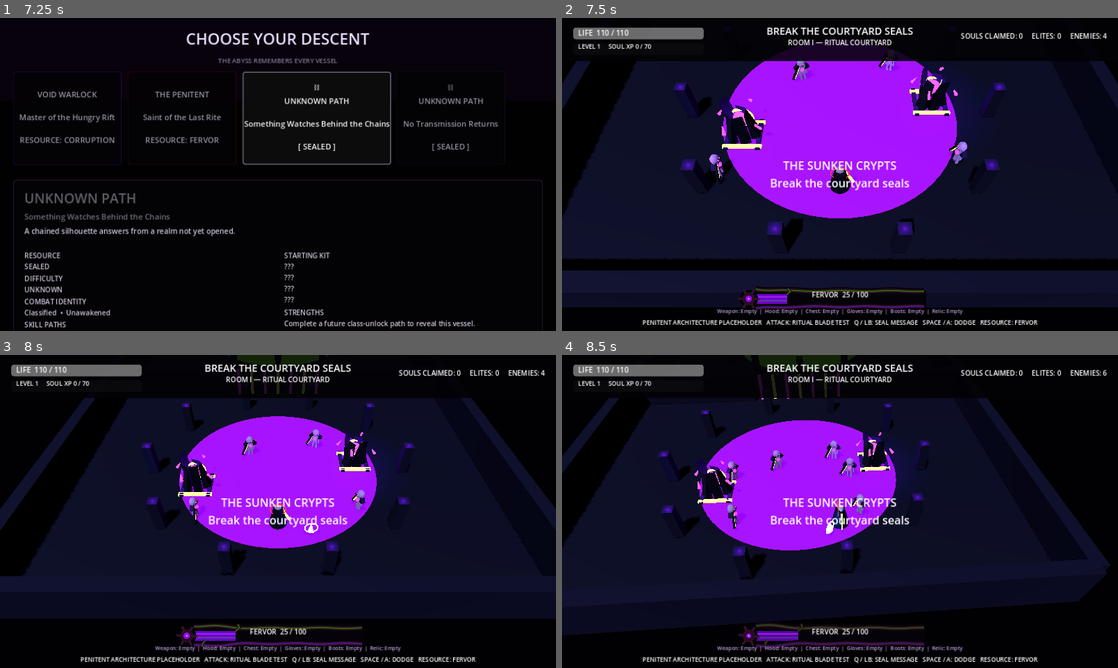
Above: before the commit, frames 1-4 (two rows, left to right).
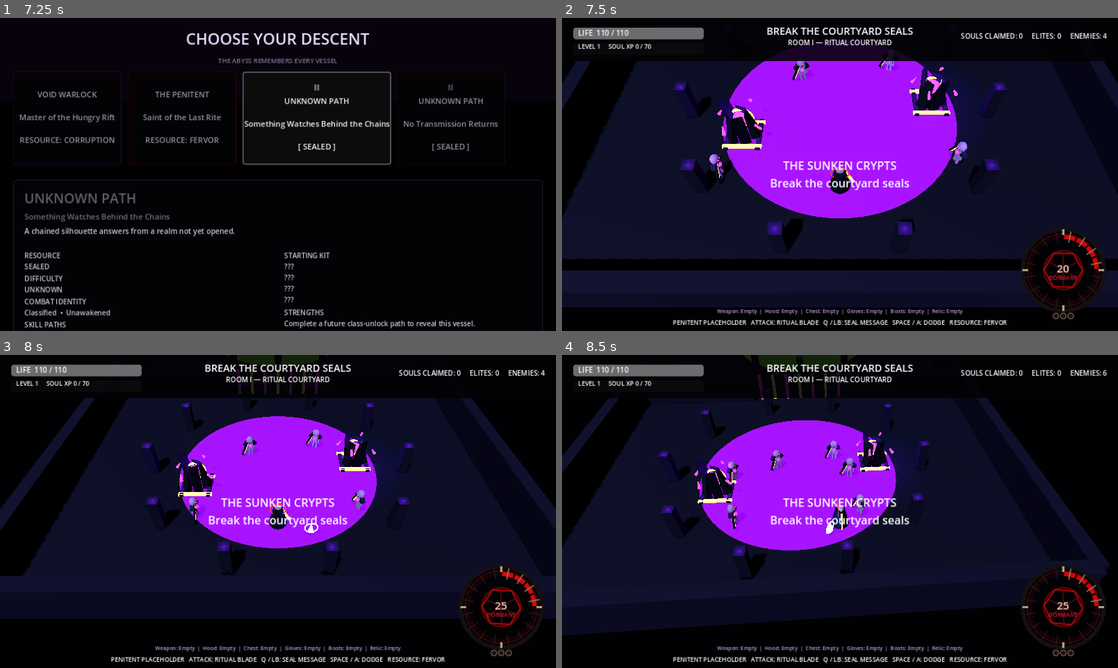
Above: after the commit, the same moments.

Repository: D3MISEarch/ABYSSFALL
Game: Godot game, scene res://main.tscn
Two runs of this game, one before a commit and one after it. Both use one fixed random seed, a clock stepped at 60 frames per second and the inputs below.
Inputs (mouse positions are in pixels of both pictures, inside the frame that each line leads up to):
- Up to frame 1 (7.25 s): click "VOID WARLOCK Master of the Hu…" at 0.5 s; tap Enter (ui_accept) at 1.25, 1.52, 2.27, 3.77, 4.52, 5.27, 6.77 s; move the mouse to (250, 237) at 1.27 s; press the mouse at (250, 237) at 1.28 s; hold W (move_forward) 1.28-2.78 s; move the mouse to (444, 221) at 2.02 s; release the mouse at (444, 221) at 2.03 s; tap 1 (choose_1) at 2.1 s; click (444, 221) at 2.17 s; move the mouse to (111, 127) at 2.77 s; hold A (move_left) 2.78-4.28 s; tap 2 (choose_2) at 2.85 s; click (111, 127) at 2.92 s; move the mouse to (305, 174) at 3.52 s; tap 3 (choose_3) at 3.6 s; click (305, 174) at 3.67 s; move the mouse to (194, 96) at 4.27 s; hold S (move_back) 4.28-5.03 s; tap Space (dodge) at 4.35 s; click (194, 96) at 4.42 s; move the mouse to (400, 158) at 5.02 s; hold D (move_right) 5.03-5.78 s; tap E (interact) at 5.1 s; click (400, 158) at 5.17 s; move the mouse to (166, 190) at 5.77 s; hold W (move_forward) 5.78-6.53 s; tap Q (rift) at 5.85 s; click (166, 190) at 5.92 s; tap R (restart) at 6.5 s; move the mouse to (333, 105) at 6.52 s; hold D (move_right) from 6.53 s (still down); tap Shift at 6.6 s; click (333, 105) at 6.67 s
- Up to frame 2 (7.5 s): release D (move_right) at 7.25 s; click "THE PENITENT Saint of the Las…" at 7.25 s
- Up to frame 3 (8 s): no input
- Up to frame 4 (8.5 s): move the mouse to (812, 574) at 8.02 s; press the mouse at (812, 574) at 8.03 s; hold D (move_right) from 8.03 s (still down); tap Enter (ui_accept) at 8.27 s

Frame 1 is identical in both runs. In frame 2, 5.3% of the frame differs, in the area x 14-98%, y 67-99%; in frame 3, 4.1%; in frame 4, 3.7%.

Commit message:
Add Penitent Fervor seal HUD foundation
Add The Penitent's dedicated assembling circular Fervor seal with threshold states, cost and health-sacrifice previews, sigil-capacity pips, signal-driven integration, deterministic state tests, and preserved Void Warlock Corruption HUD behavior.

Diff:
--- a/scripts/multiclass_main.gd
+++ b/scripts/multiclass_main.gd
@@ -1,9 +1,11 @@
 extends "res://scripts/main.gd"
 
 const CHARACTER_FACTORY = preload("res://scripts/core/character_factory.gd")
+const FERVOR_SEAL_SCRIPT = preload("res://scripts/ui/fervor_seal.gd")
 
 var requested_class_id := ""
 var selected_class_id := CHARACTER_FACTORY.DEFAULT_CLASS_ID
+var penitent_hud_installed := false
 
 
 func _spawn_player() -> void:
@@ -76,7 +78,10 @@
 	maximum_value: float
 ) -> void:
 	if is_instance_valid(corruption_meter):
-		corruption_meter.set_corruption(current_value, maximum_value)
+		if corruption_meter.has_method("set_resource"):
+			corruption_meter.set_resource(current_value, maximum_value)
+		else:
+			corruption_meter.set_corruption(current_value, maximum_value)
 	if is_instance_valid(corruption_label):
 		corruption_label.text = (
 			"%s  %d / %d"
@@ -86,6 +91,32 @@
 
 func _on_player_corruption_changed(current_value: float, maximum_value: float) -> void:
 	_on_player_resource_changed("corruption", "Corruption", current_value, maximum_value)
+
+
+func preview_penitent_sacrament(cost: float = 40.0) -> Dictionary:
+	if (
+		selected_class_id != "penitent_placeholder"
+		or not is_instance_valid(player)
+		or not player.has_method("quote_sacrament_cost")
+	):
+		return {"can_cast": false}
+	var quote: Dictionary = player.quote_sacrament_cost(cost)
+	if is_instance_valid(corruption_meter) and corruption_meter.has_method("set_cost_preview"):
+		corruption_meter.set_cost_preview(
+			float(quote.get("fervor_spent", 0.0)),
+			int(quote.get("health_percent", 0))
+		)
+	return quote
+
+
+func clear_penitent_cost_preview() -> void:
+	if is_instance_valid(corruption_meter) and corruption_meter.has_method("clear_cost_preview"):
+		corruption_meter.clear_cost_preview()
+
+
+func set_penitent_sigil_capacity(active_count: int, maximum_count: int = 3) -> void:
+	if is_instance_valid(corruption_meter) and corruption_meter.has_method("set_sigil_capacity"):
+		corruption_meter.set_sigil_capacity(active_count, maximum_count)
 
 
 func _on_player_died() -> void:
@@ -175,8 +206,42 @@
 		if label.text.begins_with("VOID WARLOCK INVENTORY"):
 			label.text = "%s INVENTORY     —     I / ESC TO CLOSE" % display_name.to_upper()
 
+	if selected_class_id == "penitent_placeholder":
+		_install_penitent_resource_hud()
+
 	if is_instance_valid(menu_hint_label):
 		if selected_class_id == "void_warlock":
 			menu_hint_label.text = "I / Y: INVENTORY   T / X: SKILL TREE   E / B: INTERACT   LMB / RB: VOID BOLT   RMB / Q / LB: RIFT   SPACE / A: SHADOW STEP"
 		else:
-			menu_hint_label.text = "PENITENT ARCHITECTURE PLACEHOLDER   ATTACK: RITUAL BLADE TEST   Q / LB: SEAL MESSAGE   SPACE / A: DODGE   RESOURCE: %s" % resource_name.to_upper()
+			menu_hint_label.text = "PENITENT PLACEHOLDER   ATTACK: RITUAL BLADE   Q / LB: SEAL MESSAGE   SPACE / A: DODGE   RESOURCE: %s" % resource_name.to_upper()
+
+
+func _install_penitent_resource_hud() -> void:
+	if penitent_hud_installed or not is_instance_valid(corruption_meter):
+		return
+	var canvas: Node = corruption_meter.get_parent()
+	if canvas == null:
+		return
+
+	corruption_meter.queue_free()
+	corruption_meter = FERVOR_SEAL_SCRIPT.new()
+	corruption_meter.name = "FervorSeal"
+	corruption_meter.set_anchors_preset(Control.PRESET_BOTTOM_RIGHT)
+	corruption_meter.position = Vector2(-224.0, -238.0)
+	corruption_meter.size = Vector2(196.0, 196.0)
+	canvas.add_child(corruption_meter)
+	corruption_meter.set_sigil_capacity(0, 3)
+
+	if is_instance_valid(corruption_label):
+		corruption_label.set_anchors_preset(Control.PRESET_BOTTOM_RIGHT)
+		corruption_label.position = Vector2(-245.0, -258.0)
+		corruption_label.size = Vector2(238.0, 26.0)
+		corruption_label.horizontal_alignment = HORIZONTAL_ALIGNMENT_CENTER
+		corruption_label.modulate = Color(0.82, 0.18, 0.19)
+
+	var resource_snapshot: Dictionary = player.get_resource_snapshot()
+	corruption_meter.set_resource(
+		float(resource_snapshot.get("current", 0.0)),
+		float(resource_snapshot.get("maximum", 100.0))
+	)
+	penitent_hud_installed = true
--- /dev/null
+++ b/scripts/ui/fervor_seal.gd
@@ -0,0 +1,254 @@
+extends Control
+class_name FervorSeal
+
+const THRESHOLD_NAMES := ["DORMANT", "KINDLED", "ZEALOUS", "FANATICAL", "REVELATION"]
+
+var current_value := 0.0
+var maximum_value := 100.0
+var displayed_value := 0.0
+var threshold := 0
+var pulse_time := 0.0
+
+var preview_fervor_cost := 0.0
+var preview_health_percent := 0
+var active_sigils := 0
+var maximum_sigils := 3
+
+var value_label: Label
+var threshold_label: Label
+var sacrifice_label: Label
+
+
+func _ready() -> void:
+	mouse_filter = Control.MOUSE_FILTER_IGNORE
+	custom_minimum_size = Vector2(196.0, 196.0)
+	_build_labels()
+	queue_redraw()
+
+
+func set_resource(new_value: float, new_maximum: float) -> void:
+	maximum_value = maxf(new_maximum, 1.0)
+	current_value = clampf(new_value, 0.0, maximum_value)
+	threshold = _threshold_for_value(current_value)
+	_update_labels()
+
+
+func set_cost_preview(fervor_cost: float, health_percent: int = 0) -> void:
+	preview_fervor_cost = clampf(fervor_cost, 0.0, maximum_value)
+	preview_health_percent = maxi(health_percent, 0)
+	_update_labels()
+	queue_redraw()
+
+
+func clear_cost_preview() -> void:
+	set_cost_preview(0.0, 0)
+
+
+func set_sigil_capacity(active_count: int, maximum_count: int) -> void:
+	maximum_sigils = maxi(maximum_count, 1)
+	active_sigils = clampi(active_count, 0, maximum_sigils)
+	queue_redraw()
+
+
+func get_state_snapshot() -> Dictionary:
+	return {
+		"current": current_value,
+		"maximum": maximum_value,
+		"threshold": threshold,
+		"preview_fervor_cost": preview_fervor_cost,
+		"preview_health_percent": preview_health_percent,
+		"active_sigils": active_sigils,
+		"maximum_sigils": maximum_sigils,
+	}
+
+
+func _process(delta: float) -> void:
+	pulse_time += delta
+	displayed_value = lerpf(displayed_value, current_value, clampf(delta * 8.0, 0.0, 1.0))
+	threshold = _threshold_for_value(displayed_value)
+	_update_labels()
+	queue_redraw()
+
+
+func _draw() -> void:
+	var center := size * 0.5
+	var radius := minf(size.x, size.y) * 0.39
+	var ratio := clampf(displayed_value / maxf(maximum_value, 1.0), 0.0, 1.0)
+	var heartbeat := (sin(pulse_time * (2.3 + float(threshold) * 0.55)) + 1.0) * 0.5
+
+	_draw_backplate(center, radius)
+	_draw_assembled_segments(center, radius, ratio, heartbeat)
+	_draw_inner_geometry(center, radius, ratio, heartbeat)
+	_draw_threshold_ticks(center, radius)
+	_draw_cost_preview(center, radius, ratio)
+	_draw_sigil_pips(center, radius)
+
+
+func _draw_backplate(center: Vector2, radius: float) -> void:
+	draw_circle(center, radius + 19.0, Color(0.008, 0.005, 0.008, 0.94))
+	draw_arc(center, radius + 17.0, 0.0, TAU, 72, Color(0.08, 0.06, 0.07), 8.0, true)
+	draw_arc(center, radius + 7.0, 0.0, TAU, 72, Color(0.20, 0.025, 0.035), 2.0, true)
+
+
+func _draw_assembled_segments(
+	center: Vector2,
+	radius: float,
+	ratio: float,
+	heartbeat: float
+) -> void:
+	var segment_count := 16
+	var active_count := int(ceil(ratio * float(segment_count)))
+	for index in range(segment_count):
+		var segment_start := -PI * 0.5 + TAU * float(index) / float(segment_count) + 0.035
+		var segment_end := -PI * 0.5 + TAU * float(index + 1) / float(segment_count) - 0.035
+		var is_active := index < active_count
+		var segment_color := Color(0.16, 0.025, 0.032, 0.50)
+		var width := 7.0
+		if is_active:
+			segment_color = Color(0.78 + heartbeat * 0.12, 0.025, 0.04, 0.94)
+			width = 9.0
+			if threshold >= 2 and index % 3 == 0:
+				segment_color = Color(0.28, 0.88, 0.055, 0.82)
+		draw_arc(center, radius, segment_start, segment_end, 7, segment_color, width, true)
+
+		var middle_angle := (segment_start + segment_end) * 0.5
+		var inner_point := center + Vector2(cos(middle_angle), sin(middle_angle)) * (radius - 11.0)
+		var outer_point := center + Vector2(cos(middle_angle), sin(middle_angle)) * (radius + 13.0)
+		draw_line(
+			inner_point,
+			outer_point,
+			Color(0.54, 0.48, 0.39, 0.82) if is_active else Color(0.15, 0.14, 0.14, 0.52),
+			2.0,
+			true
+		)
+
+
+func _draw_inner_geometry(
+	center: Vector2,
+	radius: float,
+	ratio: float,
+	heartbeat: float
+) -> void:
+	var inner_radius := radius * 0.58
+	draw_arc(center, inner_radius, 0.0, TAU, 64, Color(0.43, 0.018, 0.028, 0.84), 3.0, true)
+
+	var rotation_offset := pulse_time * (0.08 + float(threshold) * 0.015)
+	var points := PackedVector2Array()
+	for index in range(6):
+		var angle := rotation_offset + TAU * float(index) / 6.0
+		points.append(center + Vector2(cos(angle), sin(angle)) * inner_radius)
+	points.append(points[0])
+	draw_polyline(points, Color(0.68, 0.03, 0.045, 0.70 + heartbeat * 0.18), 2.5, true)
+
+	for index in range(3):
+		var angle := -PI * 0.5 + TAU * float(index) / 3.0 - rotation_offset * 0.45
+		var point_a := center + Vector2(cos(angle), sin(angle)) * inner_radius * 0.92
+		var point_b := center + Vector2(cos(angle + PI), sin(angle + PI)) * inner_radius * 0.92
+		draw_line(point_a, point_b, Color(0.45, 0.025, 0.04, 0.64), 2.0, true)
+
+	if ratio >= 0.50:
+		var contamination := clampf((ratio - 0.5) * 2.0, 0.0, 1.0)
+		for index in range(4):
+			var angle := pulse_time * 0.05 + TAU * float(index) / 4.0
+			var start := center + Vector2(cos(angle), sin(angle)) * (inner_radius * 0.30)
+			var finish := center + Vector2(cos(angle + 0.35), sin(angle + 0.35)) * (inner_radius * (0.72 + contamination * 0.18))
+			draw_line(start, finish, Color(0.31, 0.92, 0.05, 0.38 + contamination * 0.38), 2.0, true)
+
+	if threshold == 4:
+		draw_circle(center, 8.0 + heartbeat * 3.0, Color(0.88, 0.82, 0.66, 0.90))
+		draw_arc(center, radius + 15.0, 0.0, TAU, 64, Color(0.86, 0.05, 0.07, 0.55 + heartbeat * 0.25), 3.0, true)
+
+
+func _draw_threshold_ticks(center: Vector2, radius: float) -> void:
+	for index in range(4):
+		var angle := -PI * 0.5 + TAU * float(index) / 4.0
+		var start := center + Vector2(cos(angle), sin(angle)) * (radius + 5.0)
+		var finish := center + Vector2(cos(angle), sin(angle)) * (radius + 17.0)
+		draw_line(start, finish, Color(0.73, 0.68, 0.52, 0.92), 4.0, true)
+
+
+func _draw_cost_preview(center: Vector2, radius: float, ratio: float) -> void:
+	if preview_fervor_cost <= 0.0:
+		return
+	var available_ratio := minf(preview_fervor_cost / maxf(maximum_value, 1.0), ratio)
+	var end_angle := -PI * 0.5
+	var start_angle := end_angle - TAU * available_ratio
+	draw_arc(center, radius - 13.0, start_angle, end_angle, 32, Color(0.95, 0.36, 0.10, 0.88), 6.0, true)
+
+	if preview_health_percent > 0:
+		var health_ratio := clampf(float(preview_health_percent) / 100.0, 0.0, 1.0)
+		draw_arc(
+			center,
+			radius - 21.0,
+			end_angle,
+			end_angle + TAU * health_ratio,
+			18,
+			Color(0.95, 0.02, 0.04, 0.96),
+			7.0,
+			true
+		)
+
+
+func _draw_sigil_pips(center: Vector2, radius: float) -> void:
+	var spacing := 17.0
+	var total_width := float(maximum_sigils - 1) * spacing
+	for index in range(maximum_sigils):
+		var pip_center := Vector2(center.x - total_width * 0.5 + float(index) * spacing, center.y + radius + 29.0)
+		var filled := index < active_sigils
+		draw_circle(pip_center, 5.0, Color(0.72, 0.035, 0.05, 0.92) if filled else Color(0.12, 0.08, 0.09, 0.88))
+		draw_arc(pip_center, 6.5, 0.0, TAU, 18, Color(0.43, 0.36, 0.29, 0.82), 1.5, true)
+
+
+func _build_labels() -> void:
+	value_label = Label.new()
+	value_label.set_anchors_preset(Control.PRESET_CENTER)
+	value_label.position = Vector2(-48.0, -23.0)
+	value_label.size = Vector2(96.0, 34.0)
+	value_label.horizontal_alignment = HORIZONTAL_ALIGNMENT_CENTER
+	value_label.add_theme_font_size_override("font_size", 25)
+	value_label.modulate = Color(0.94, 0.84, 0.76)
+	add_child(value_label)
+
+	threshold_label = Label.new()
+	threshold_label.set_anchors_preset(Control.PRESET_CENTER)
+	threshold_label.position = Vector2(-63.0, 8.0)
+	threshold_label.size = Vector2(126.0, 24.0)
+	threshold_label.horizontal_alignment = HORIZONTAL_ALIGNMENT_CENTER
+	threshold_label.add_theme_font_size_override("font_size", 13)
+	threshold_label.modulate = Color(0.82, 0.12, 0.16)
+	add_child(threshold_label)
+
+	sacrifice_label = Label.new()
+	sacrifice_label.set_anchors_preset(Control.PRESET_CENTER)
+	sacrifice_label.position = Vector2(-68.0, 31.0)
+	sacrifice_label.size = Vector2(136.0, 22.0)
+	sacrifice_label.horizontal_alignment = HORIZONTAL_ALIGNMENT_CENTER
+	sacrifice_label.add_theme_font_size_override("font_size", 11)
+	sacrifice_label.modulate = Color(0.96, 0.20, 0.18)
+	add_child(sacrifice_label)
+	_update_labels()
+
+
+func _update_labels() -> void:
+	if not is_instance_valid(value_label):
+		return
+	value_label.text = "%d" % int(round(displayed_value))
+	threshold_label.text = THRESHOLD_NAMES[clampi(threshold, 0, THRESHOLD_NAMES.size() - 1)]
+	threshold_label.modulate = Color(0.36, 0.92, 0.06) if threshold >= 2 else Color(0.82, 0.12, 0.16)
+	if preview_health_percent > 0:
+		sacrifice_label.text = "BLOOD COST: %d%%" % preview_health_percent
+	else:
+		sacrifice_label.text = ""
+
+
+func _threshold_for_value(value: float) -> int:
+	var ratio := clampf(value / maxf(maximum_value, 1.0), 0.0, 1.0)
+	if ratio >= 0.999:
+		return 4
+	if ratio >= 0.75:
+		return 3
+	if ratio >= 0.50:
+		return 2
+	if ratio >= 0.25:
+		return 1
+	return 0
--- /dev/null
+++ b/tests/test_fervor_seal.gd
@@ -0,0 +1,63 @@
+extends SceneTree
+
+const FERVOR_SEAL_SCRIPT = preload("res://scripts/ui/fervor_seal.gd")
+
+var failures := 0
+
+
+func _init() -> void:
+	call_deferred("_run_tests")
+
+
+func _run_tests() -> void:
+	var seal := FERVOR_SEAL_SCRIPT.new()
+	root.add_child(seal)
+	seal.set_resource(0.0, 100.0)
+	_assert_equal(int(seal.get_state_snapshot().get("threshold", -1)), 0, "0 Fervor is Dormant")
+
+	seal.set_resource(25.0, 100.0)
+	_assert_equal(int(seal.get_state_snapshot().get("threshold", -1)), 1, "25 Fervor is Kindled")
+
+	seal.set_resource(50.0, 100.0)
+	_assert_equal(int(seal.get_state_snapshot().get("threshold", -1)), 2, "50 Fervor is Zealous")
+
+	seal.set_resource(75.0, 100.0)
+	_assert_equal(int(seal.get_state_snapshot().get("threshold", -1)), 3, "75 Fervor is Fanatical")
+
+	seal.set_resource(100.0, 100.0)
+	_assert_equal(int(seal.get_state_snapshot().get("threshold", -1)), 4, "100 Fervor is Revelation")
+
+	seal.set_cost_preview(40.0, 8)
+	var cost_snapshot: Dictionary = seal.get_state_snapshot()
+	_assert_float(float(cost_snapshot.get("preview_fervor_cost", 0.0)), 40.0, "Fervor cost preview is stored")
+	_assert_equal(int(cost_snapshot.get("preview_health_percent", 0)), 8, "Health preview is stored")
+
+	seal.set_sigil_capacity(2, 3)
+	var sigil_snapshot: Dictionary = seal.get_state_snapshot()
+	_assert_equal(int(sigil_snapshot.get("active_sigils", -1)), 2, "Active sigil count is stored")
+	_assert_equal(int(sigil_snapshot.get("maximum_sigils", -1)), 3, "Maximum sigil count is stored")
+
+	seal.clear_cost_preview()
+	_assert_equal(int(seal.get_state_snapshot().get("preview_health_percent", -1)), 0, "Cost preview clears")
+	seal.queue_free()
+
+	if failures > 0:
+		printerr("Fervor seal tests failed: %d" % failures)
+		quit(1)
+		return
+	print("Fervor seal tests passed.")
+	quit(0)
+
+
+func _assert_equal(actual, expected, label: String) -> void:
+	if actual == expected:
+		return
+	failures += 1
+	printerr("FAIL: %s — expected %s, got %s" % [label, str(expected), str(actual)])
+
+
+func _assert_float(actual: float, expected: float, label: String) -> void:
+	if is_equal_approx(actual, expected):
+		return
+	failures += 1
+	printerr("FAIL: %s — expected %.3f, got %.3f" % [label, expected, actual])
Not shown, changed: .github/workflows/godot-hotfix3-validation.yml
